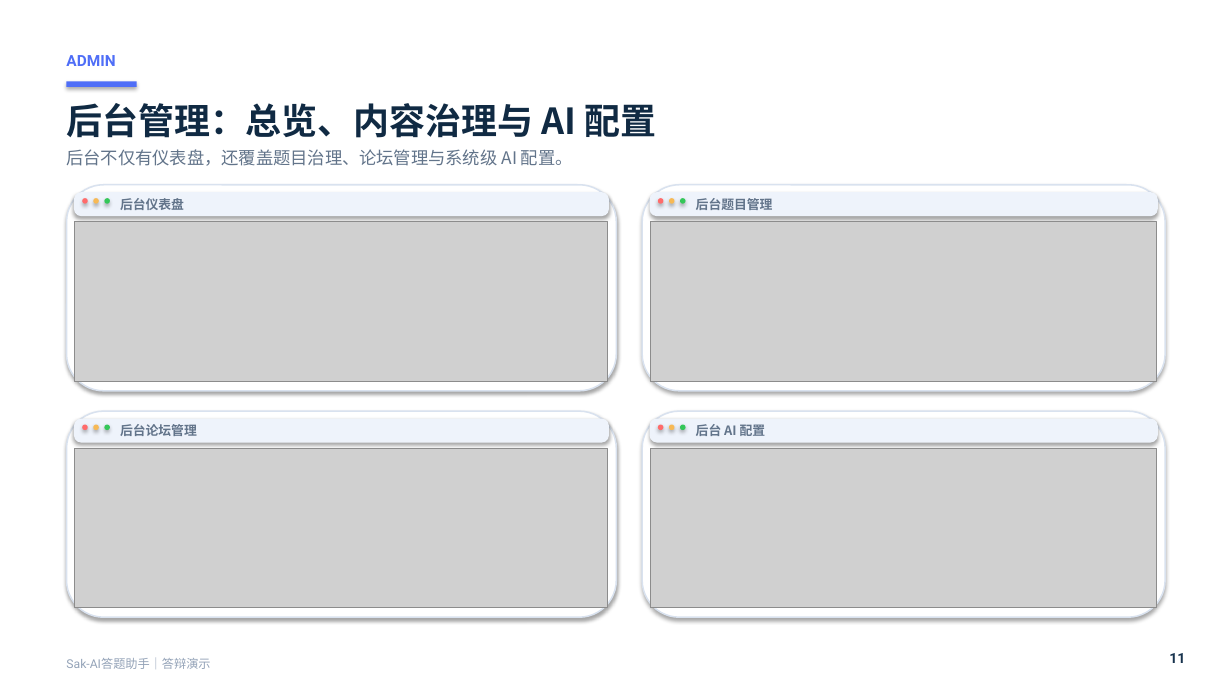
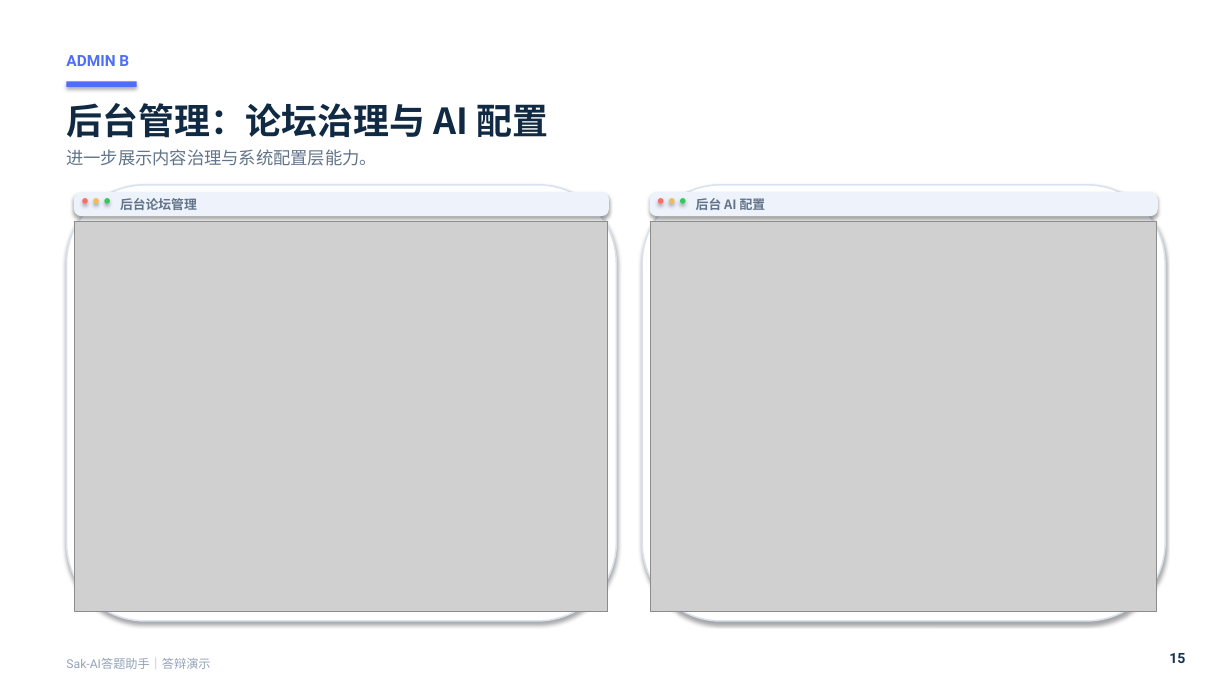
Before and after one commit to Saksk-IT/Ti, a slide deck: slide 15 of output/doc/1软件应用与开发_1Web应用与开发_Sak-AI答题助手/01作品与答辩材料/Sak-AI答题助手-答辩演示PPT.pptx (slide 11 before the commit). Drawn at 1232x693 pixels with LibreOffice and Linux fonts; fonts in the diff are those of the drawing; grey boxes stand for pictures; background and template pictures are left out. Boxes give left, top, right and bottom in pixels: in the first picture for what was removed or moved away, otherwise in the second. Text is boxed around its words. In the diff, an @@ line names an element or a change of style, - is before the commit and + after.

```diff
--- a/output/doc/1软件应用与开发_1Web应用与开发_Sak-AI答题助手/01作品与答辩材料/Sak-AI答题助手-答辩演示PPT.pptx
+++ b/output/doc/1软件应用与开发_1Web应用与开发_Sak-AI答题助手/01作品与答辩材料/Sak-AI答题助手-答辩演示PPT.pptx
@@ text at (66,55,129,66): text changed @@
-ADMIN
+ADMIN B
@@ text at (66,103,548,138): text changed @@
-后台管理：总览、内容治理与 AI 配置
+后台管理：论坛治理与 AI 配置
@@ text at (66,149,376,166): text changed @@
-后台不仅有仪表盘，还覆盖题目治理、论坛管理与系统级 AI 配置。
+进一步展示内容治理与系统配置层能力。
@@ rounded rectangle: place and size @@
-rounded rectangle at (67,185,616,391)
+rounded rectangle at (67,185,616,621)
@@ text at (120,198,197,210): text changed @@
-后台仪表盘
+后台论坛管理
@@ rounded rectangle: place and size @@
-rounded rectangle at (642,185,1165,391)
+rounded rectangle at (642,185,1165,621)
@@ text at (696,198,766,210): text changed @@
-后台题目管理
+后台 AI 配置
@@ picture: place and size @@
-picture at (75,222,608,382)
+picture at (75,222,608,612)
@@ picture: place and size @@
-picture at (651,222,1157,382)
+picture at (651,222,1157,612)
@@ rounded rectangle removed at (67,411,616,617) @@
@@ rounded rectangle removed at (74,419,609,443) @@
@@ rounded rectangle removed at (642,411,1165,617) @@
@@ rounded rectangle removed at (650,419,1158,443) @@
@@ picture removed at (75,448,608,608) @@
@@ ellipse removed at (82,424,88,430) @@
@@ ellipse removed at (93,424,99,430) @@
@@ ellipse removed at (104,424,110,430) @@
@@ text removed at (120,424,197,436) @@
-后台论坛管理
@@ picture removed at (651,448,1157,608) @@
@@ ellipse removed at (658,424,664,430) @@
@@ ellipse removed at (669,424,675,430) @@
@@ ellipse removed at (680,424,686,430) @@
@@ text removed at (696,424,766,436) @@
-后台 AI 配置
@@ text at (1169,653,1185,663): text changed @@
-11
+15
```
Also in this commit, not shown: 9 other slides changed, 4 slides added, 2 other files.
